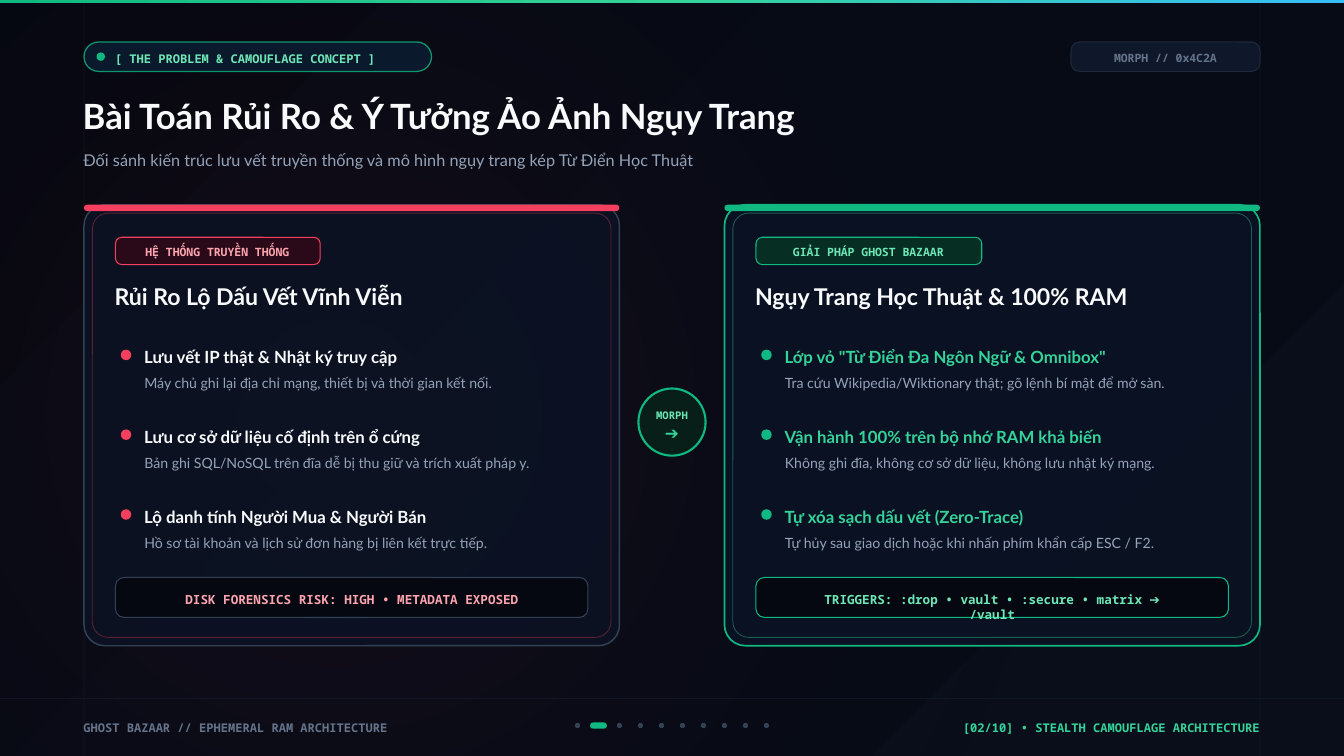
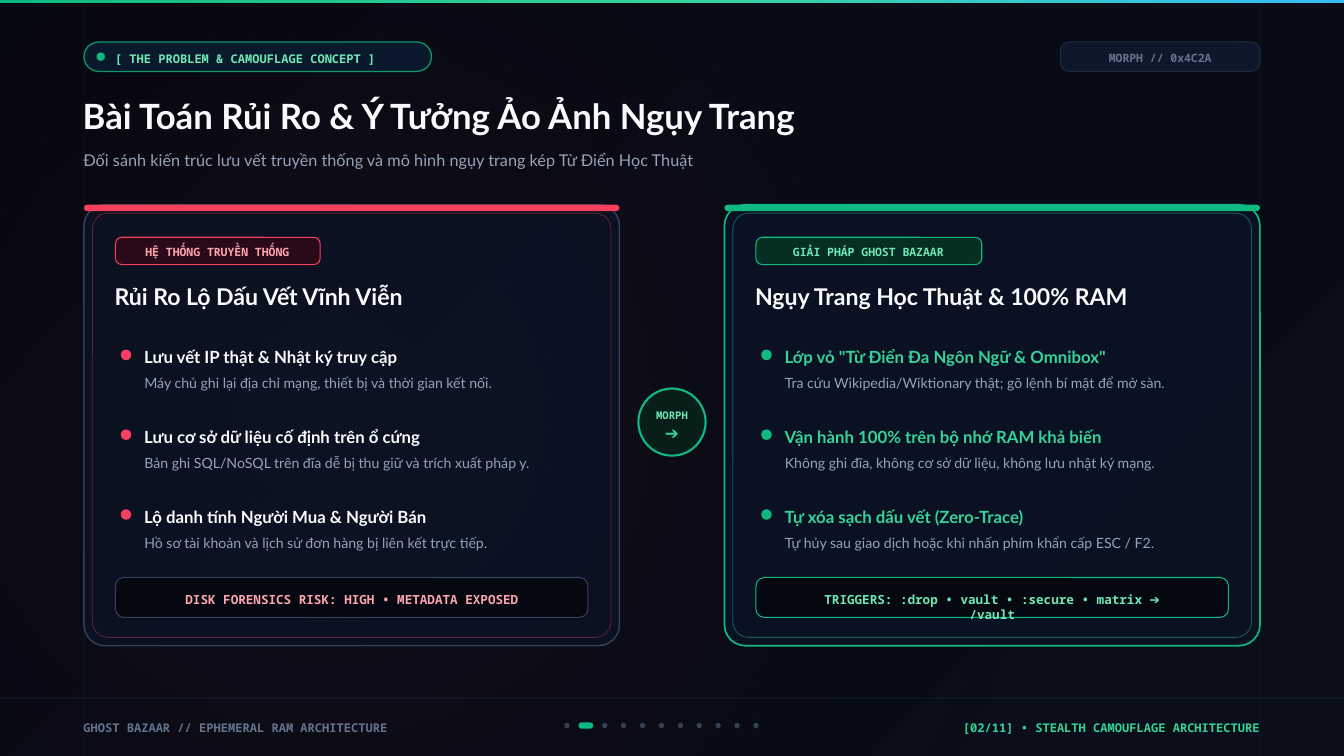
Before and after one commit to NgHuuPhu244/MQTT, a slide deck: slide 2 of Ghost_Bazaar_Presentation_Deck.pptx. Drawn at 1344x756 pixels with LibreOffice and Linux fonts; fonts in the diff are those of the drawing. Boxes give left, top, right and bottom in pixels: in the first picture for what was removed or moved away, otherwise in the second. Text is boxed around its words. In the diff, an @@ line names an element or a change of style, - is before the commit and + after.

Commit message:
feat(ppt): add 3-tier protocol architecture slide and sync communication/crypto/server security protocols

```diff
--- a/Ghost_Bazaar_Presentation_Deck.pptx
+++ b/Ghost_Bazaar_Presentation_Deck.pptx
@@ rounded rectangle: place and size @@
-rounded rectangle at box(1071, 42, 1260, 72)
+rounded rectangle at box(1061, 42, 1260, 72)
@@ text "MORPH // 0x4C2A": place and size @@
-text "MORPH // 0x4C2A" at box(1114, 54, 1217, 62)
+text "MORPH // 0x4C2A" at box(1109, 54, 1211, 62)
@@ ellipse: place and size @@
-ellipse at box(575, 723, 580, 728)
+ellipse at box(565, 723, 570, 728)
@@ rounded rectangle: place and size @@
-rounded rectangle at box(590, 723, 607, 729)
+rounded rectangle at box(579, 723, 594, 729)
@@ ellipse: place and size @@
-ellipse at box(617, 723, 622, 728)
+ellipse at box(602, 723, 607, 728)
@@ ellipse: place and size @@
-ellipse at box(638, 723, 643, 728)
+ellipse at box(621, 723, 626, 728)
@@ ellipse: place and size @@
-ellipse at box(680, 723, 685, 728)
+ellipse at box(640, 723, 645, 728)
@@ 3 ellipses: place and size @@
-3 ellipses at box(701, 723, 748, 728)
+3 ellipses at box(678, 723, 721, 728)
@@ ellipse: place and size @@
-ellipse at box(764, 723, 769, 728)
+ellipse at box(735, 723, 740, 728)
@@ ellipse added at box(753, 723, 758, 728), fill #334155 @@
@@ text at box(963, 723, 1260, 734): text changed @@
-[02/10] • STEALTH CAMOUFLAGE ARCHITECTURE
+[02/11] • STEALTH CAMOUFLAGE ARCHITECTURE
```
Also in this commit, not shown: 8 other slides changed, 2 slides added, 1 slide removed, 1 other file.
